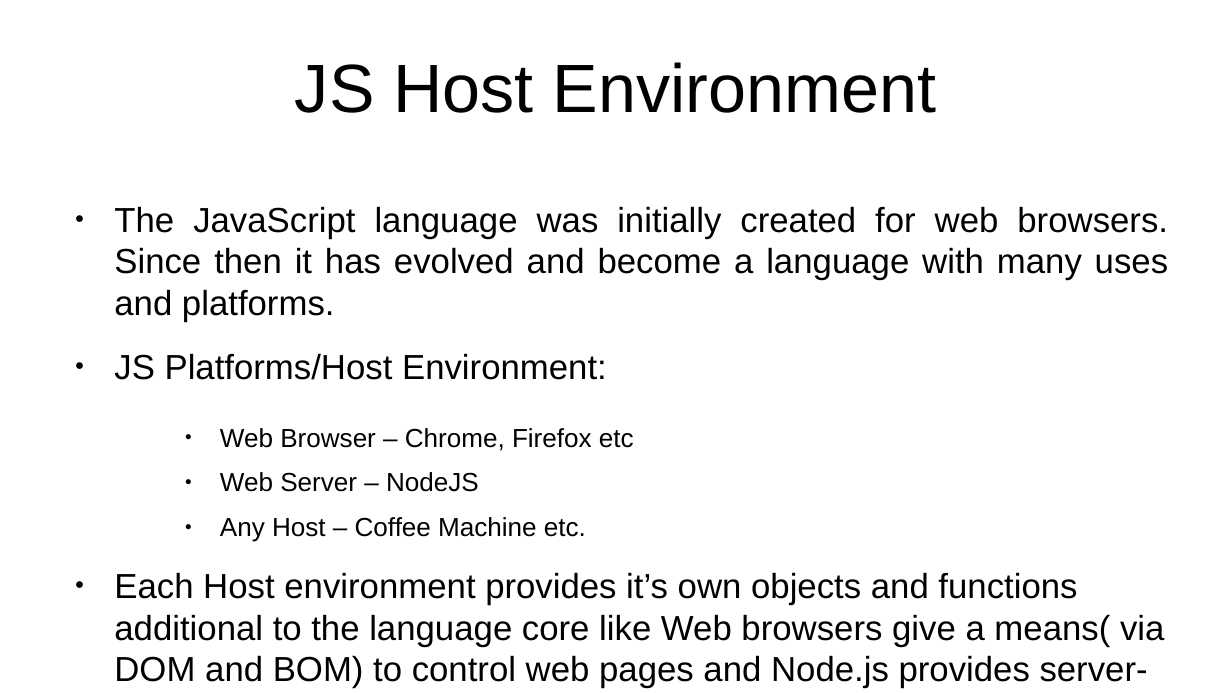
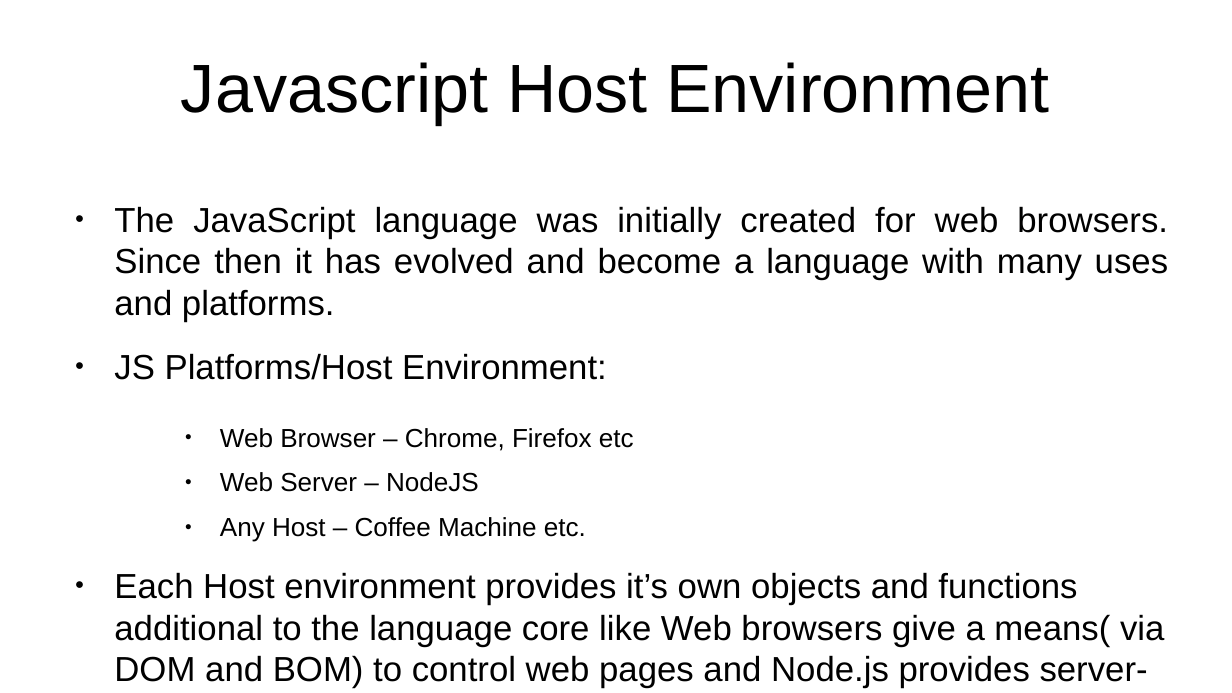
Before and after one commit to rajeshchauhan23102008/documents, a slide deck: slide 7 of src/courses/javascript/Javascript - No Theme.odp. Drawn at 1232x693 pixels with LibreOffice and Linux fonts; fonts in the diff are those of the drawing. Boxes give left, top, right and bottom in pixels: in the first picture for what was removed or moved away, otherwise in the second. Text is boxed around its words. In the diff, an @@ line names an element or a change of style, - is before the commit and + after.

```diff
--- a/src/courses/javascript/Javascript - No Theme.odp
+++ b/src/courses/javascript/Javascript - No Theme.odp
@@ title at (181,62,1049,125): text changed @@
-JS Host Environment
+Javascript Host Environment
```
Also in this commit, not shown: 8 other slides changed, 3 slides added.
